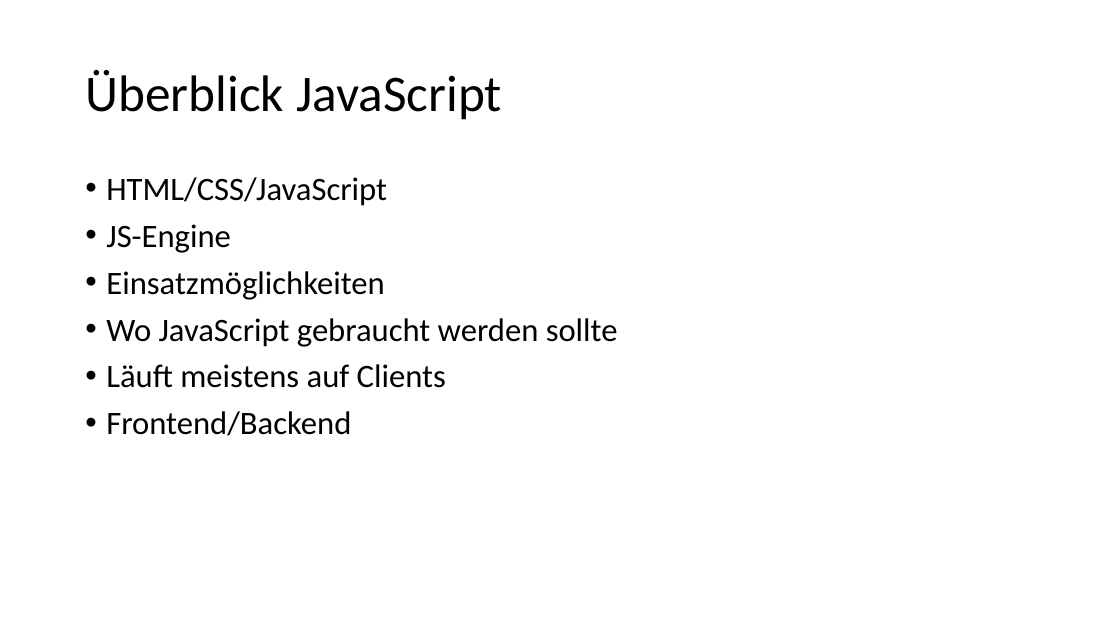
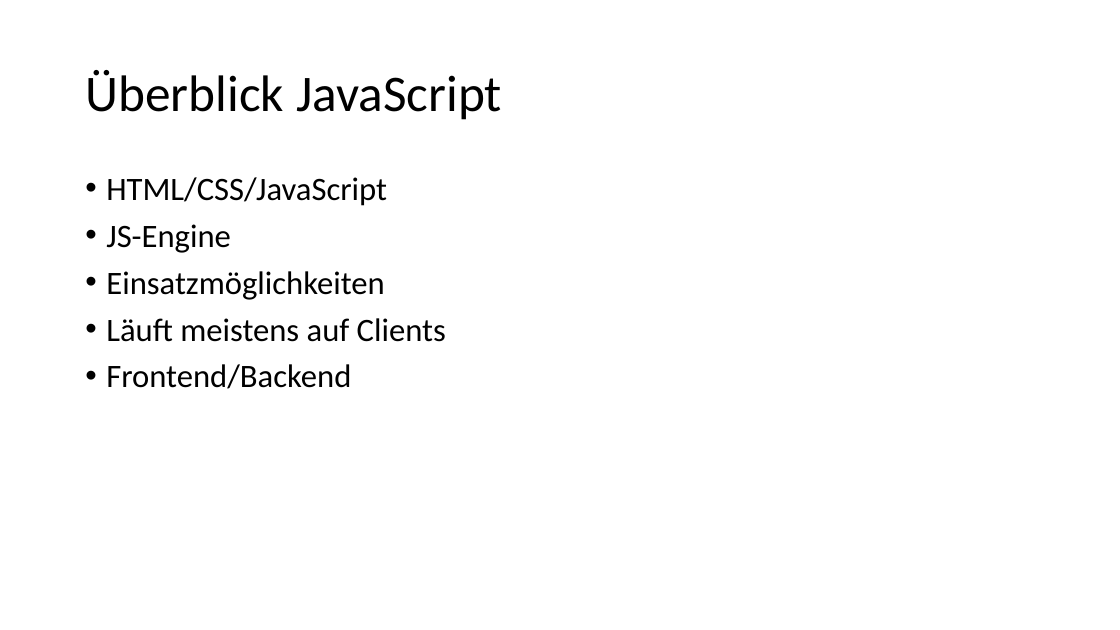
Before and after one commit to martiph/JSTraining_ICT-Campus, a slide deck: slide 2 of JSTraining.pptx. Drawn at 1120x630 pixels with LibreOffice and Linux fonts; fonts in the diff are those of the drawing. Boxes give left, top, right and bottom in pixels: in the first picture for what was removed or moved away, otherwise in the second. Text is boxed around its words. In the diff, an @@ line names an element or a change of style, - is before the commit and + after.

```diff
--- a/JSTraining.pptx
+++ b/JSTraining.pptx
@@ text at (106, 318, 618, 347): paragraph removed @@
-• Wo JavaScript gebraucht werden sollte
```
Also in this commit, not shown: 10 other slides changed, 1 slide added, 1 slide removed.
